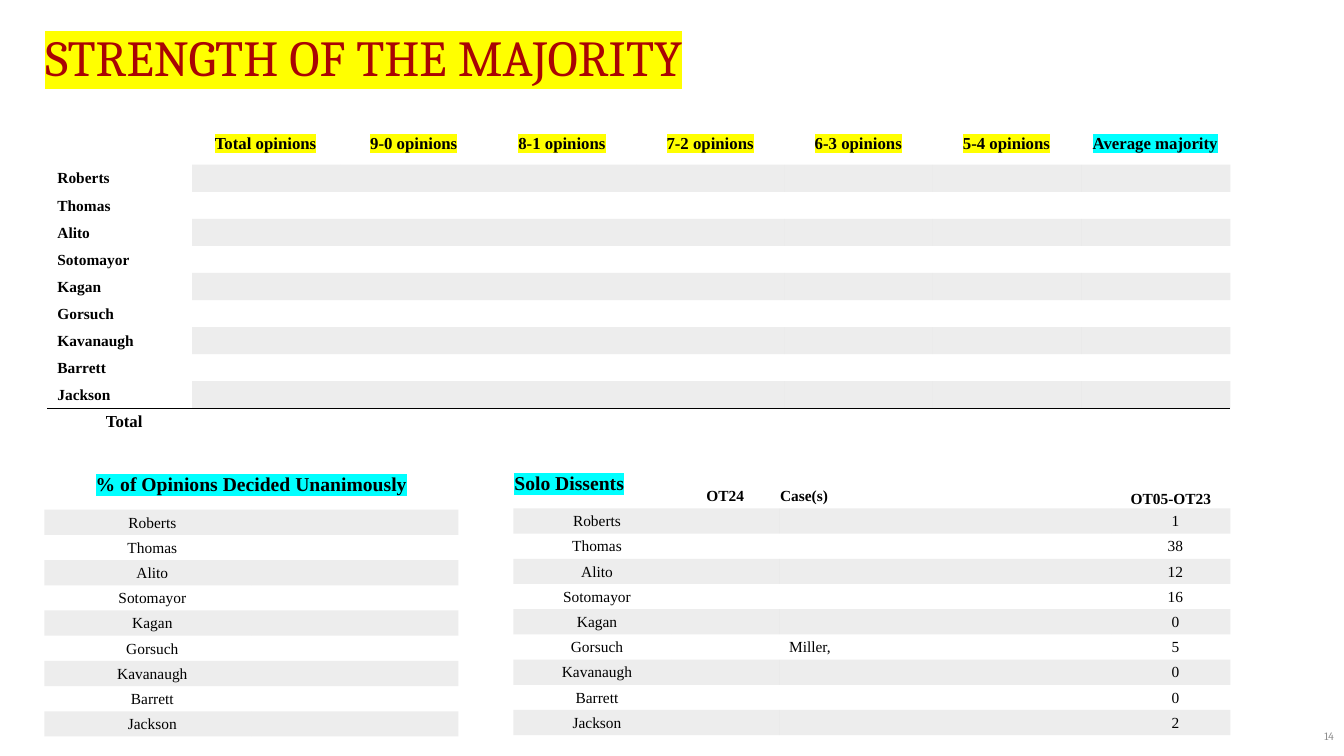
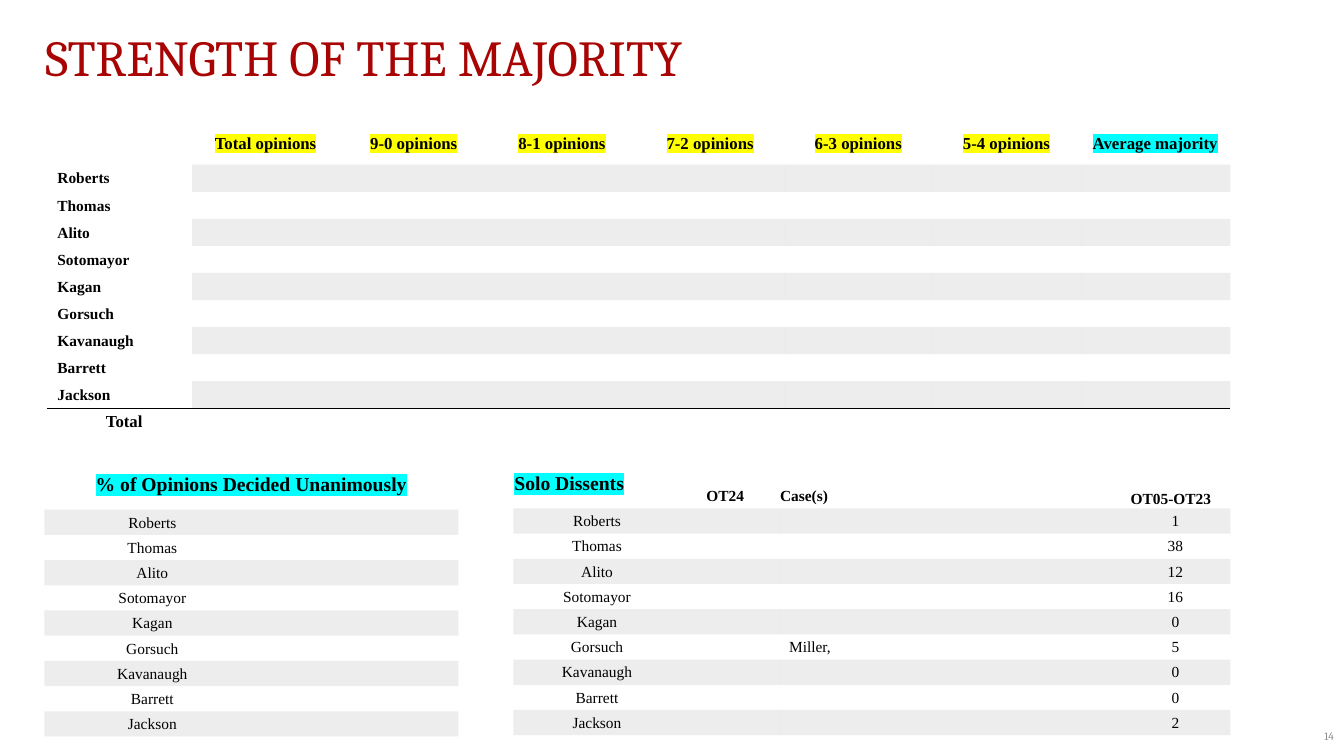
Before and after one commit to JakeTruscott/scotuswatch, a slide deck: slide 14 of Stat Reviews/OT24_StatReview/compilation/SCOTUSBlog/statpack_OT24.pptx. Drawn at 1344x756 pixels with LibreOffice and Linux fonts; fonts in the diff are those of the drawing. Boxes give left, top, right and bottom in pixels: in the first picture for what was removed or moved away, otherwise in the second. Text is boxed around its words. In the diff, an @@ line names an element or a change of style, - is before the commit and + after.

```diff
--- a/Stat Reviews/OT24_StatReview/compilation/SCOTUSBlog/statpack_OT24.pptx
+++ b/Stat Reviews/OT24_StatReview/compilation/SCOTUSBlog/statpack_OT24.pptx
@@ text "STRENGTH OF THE MAJORITY" at box(45, 42, 682, 86): highlight #FFFF00 to none @@
```
Also in this commit, not shown: 23 other slides changed.
